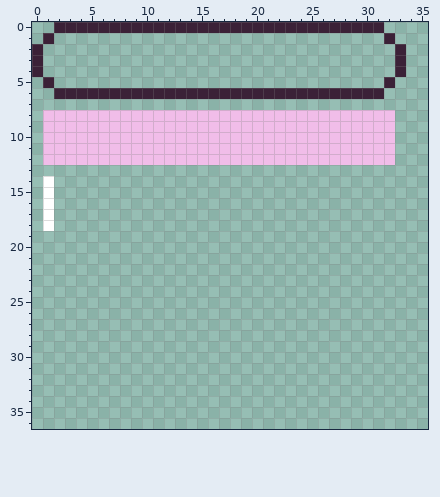
A pixel-art sprite gets an edit: public/res/hud.png. The picture above was drawn from the file before the commit.
The file is 64x64 pixels. Shown: x 0..35, y 0..36.
New version:
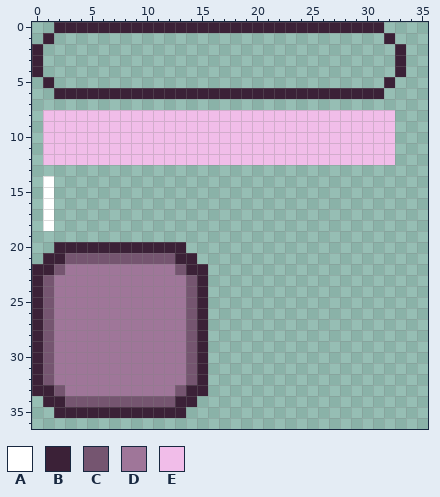
Palette (. is transparent): A #ffffff  B #3b2137  C #755570  D #9f7699  E #f1bde9
Change:
Changed rows in their new state; - is an unchanged pixel.
first column x 0:
20 --BBBBBBBBBBBB--
21 -BBCCCCCCCCCCBB-
22 BBCDDDDDDDDDDCBB
23 BCDDDDDDDDDDDDCB
24 BCDDDDDDDDDDDDCB
25 BCDDDDDDDDDDDDCB
26 BCDDDDDDDDDDDDCB
27 BCDDDDDDDDDDDDCB
28 BCDDDDDDDDDDDDCB
29 BCDDDDDDDDDDDDCB
30 BCDDDDDDDDDDDDCB
31 BCDDDDDDDDDDDDCB
32 BCDDDDDDDDDDDDCB
33 BBCDDDDDDDDDDCBB
34 -BBCCCCCCCCCCBB-
35 --BBBBBBBBBBBB--
Where, in picture pixels (left, top, right, bottom), the same in both pictures:
added: (32, 242, 208, 418)
